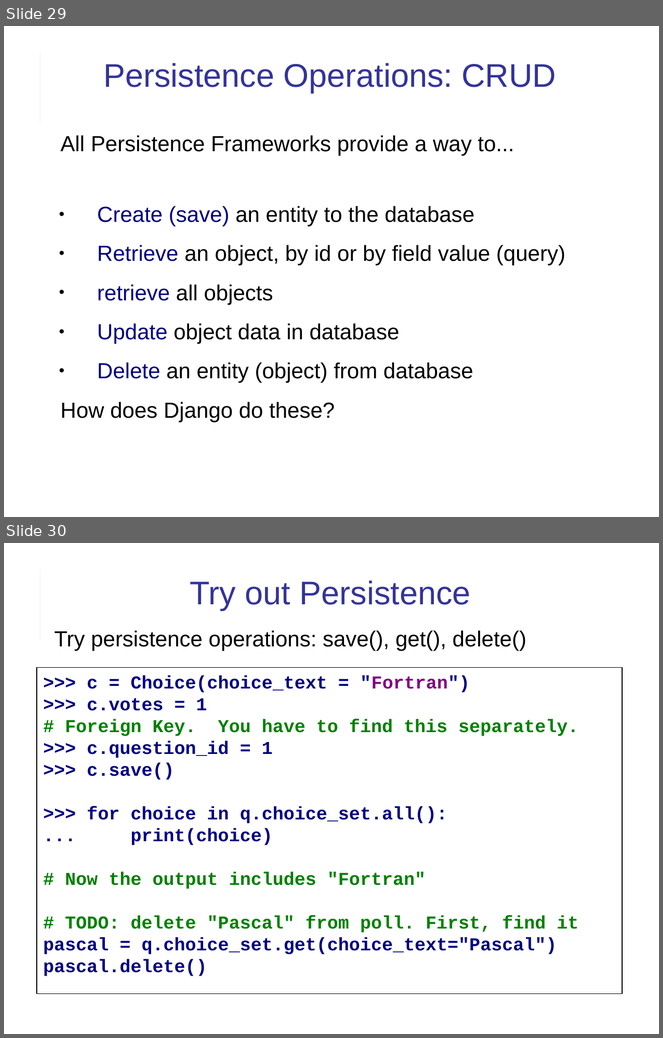
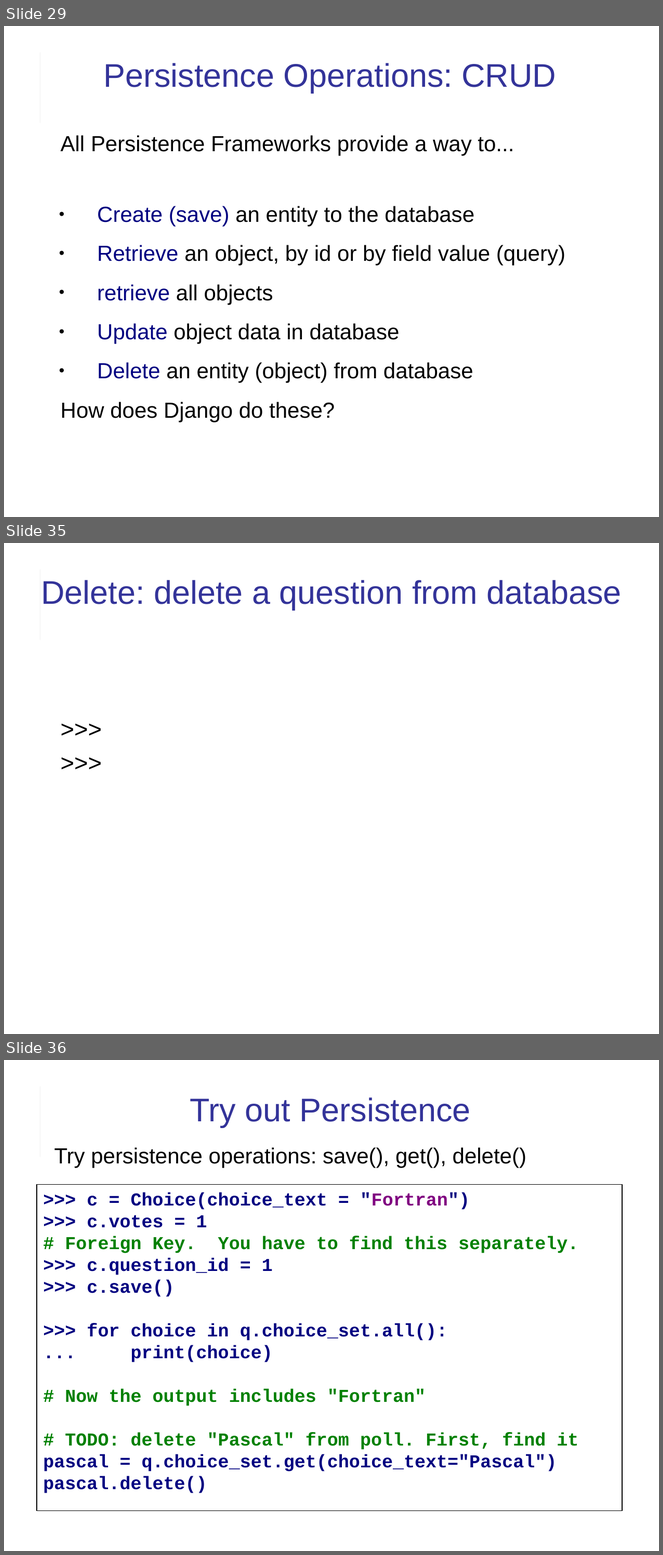
Before and after one commit to cpske/ISP, a slide deck: django/Django-review-1.pptx. Shown one above the other, each under a label of ours: slides 29 and 30 before the commit, slides 29, 35 and 36 after it; the slides between them are not shown. The pictures are 663x1038 and 663x1555 pixels, drawn with LibreOffice and Linux fonts; fonts in the diff are those of the drawing. Boxes give left, top, right and bottom in pixels: in the first picture for what was removed or moved away, otherwise in the second. Text is boxed around its words. In the diff, an @@ line names an element or a change of style, - is before the commit and + after.

```diff
--- a/django/Django-review-1.pptx
+++ b/django/Django-review-1.pptx
@@ slide 35 added at (4, 543, 659, 1034), background #FFFFFF; not listed: 2 template elements that a slide beside it also shows @@
@@ text added at (41, 580, 622, 610), 36 pt, text #333399 @@
+Delete: delete a question from database
@@ text added at (52, 643, 617, 961), 26 pt, text #000000 @@
+>>>
+>>>
@@ what was slide 30 is now slide 36 @@
```
Also in this commit, not shown: 1 slide changed, 5 other slides added, 3 other files.
